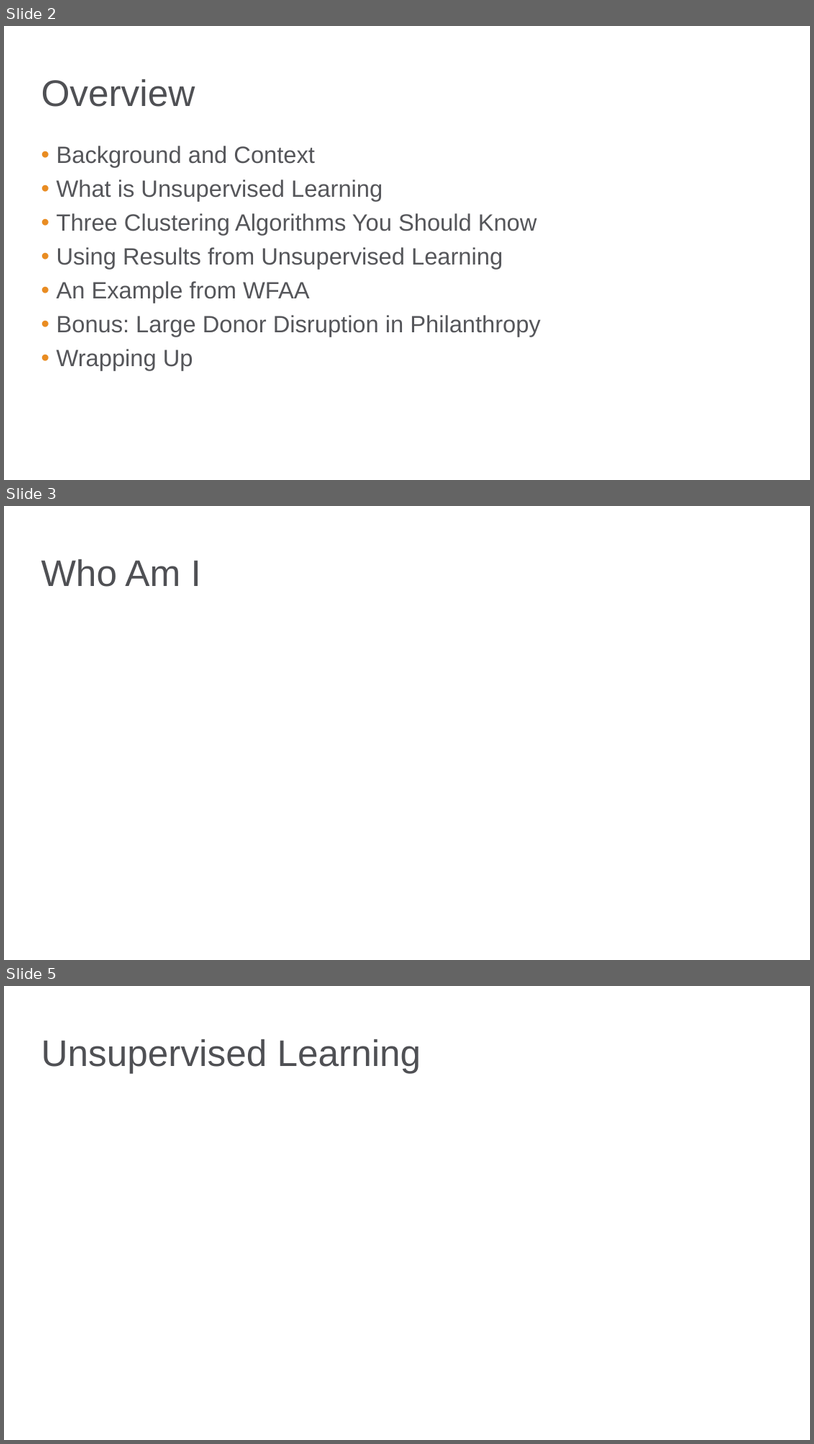
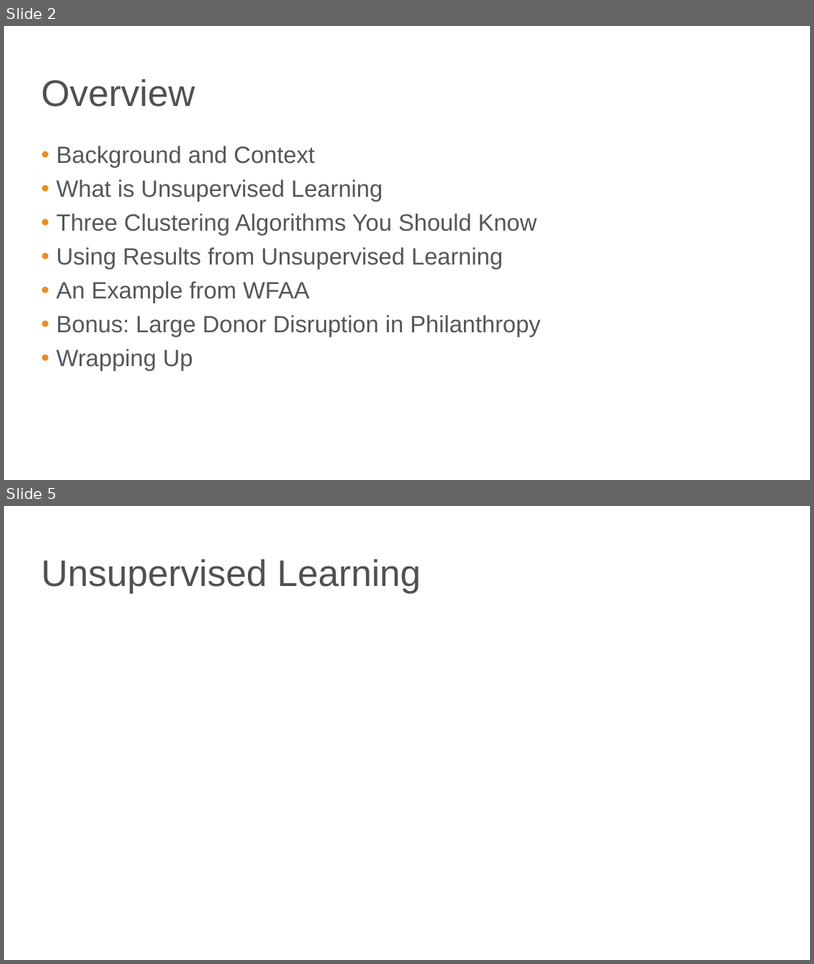
Before and after one commit to bgstieber/APRA-PD-DAS-2019, a slide deck: Generating Insights from Clustering Large Donors - BStieber APRA DAS19.pptx. Shown one above the other, each under a label of ours: slides 2, 3 and 5 before the commit, slides 2 and 5 after it; the slides between them are not shown. The pictures are 814x1444 and 814x964 pixels, drawn with LibreOffice and Linux fonts; fonts in the diff are those of the drawing; background and template pictures are left out. Boxes give left, top, right and bottom in pixels: in the first picture for what was removed or moved away, otherwise in the second. Text is boxed around its words. In the diff, an @@ line names an element or a change of style, - is before the commit and + after.

```diff
--- a/Generating Insights from Clustering Large Donors - BStieber APRA DAS19.pptx
+++ b/Generating Insights from Clustering Large Donors - BStieber APRA DAS19.pptx
@@ slide 3 removed at bbox=[4, 506, 810, 960], background picture (left out) @@
@@ title removed at bbox=[41, 559, 201, 587] @@
-Who Am I
```
Also in this commit, not shown: 2 slides changed, 5 slides added, 2 other slides removed, 3 other files.
